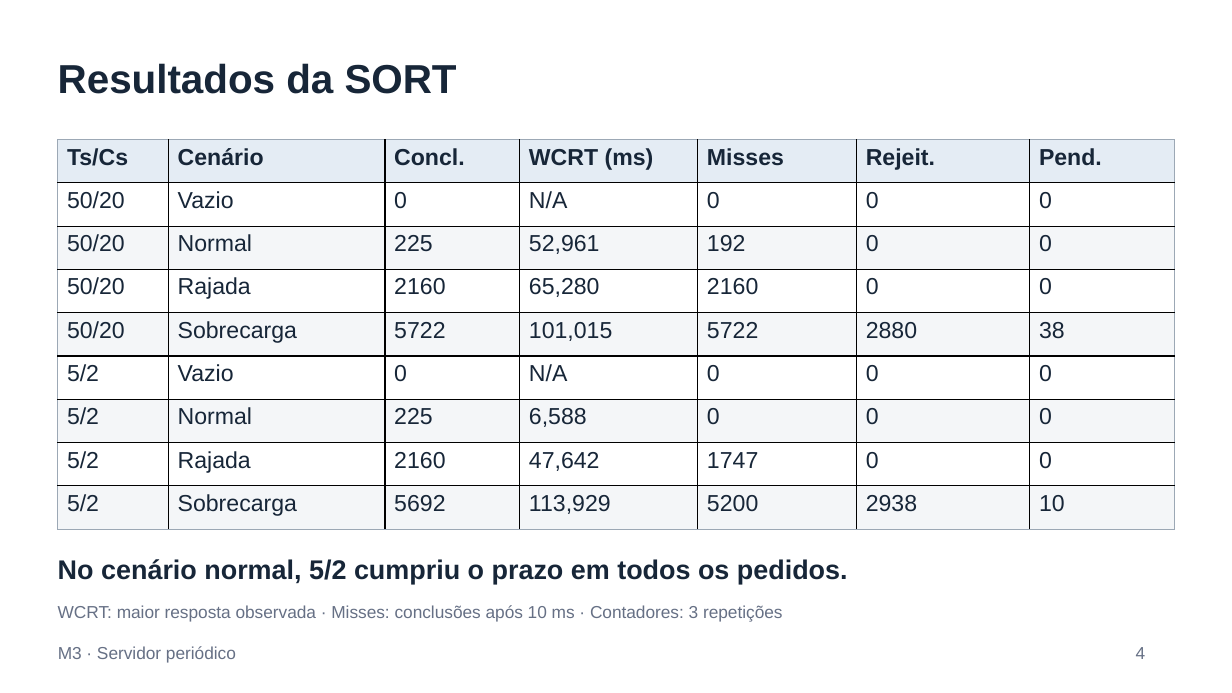
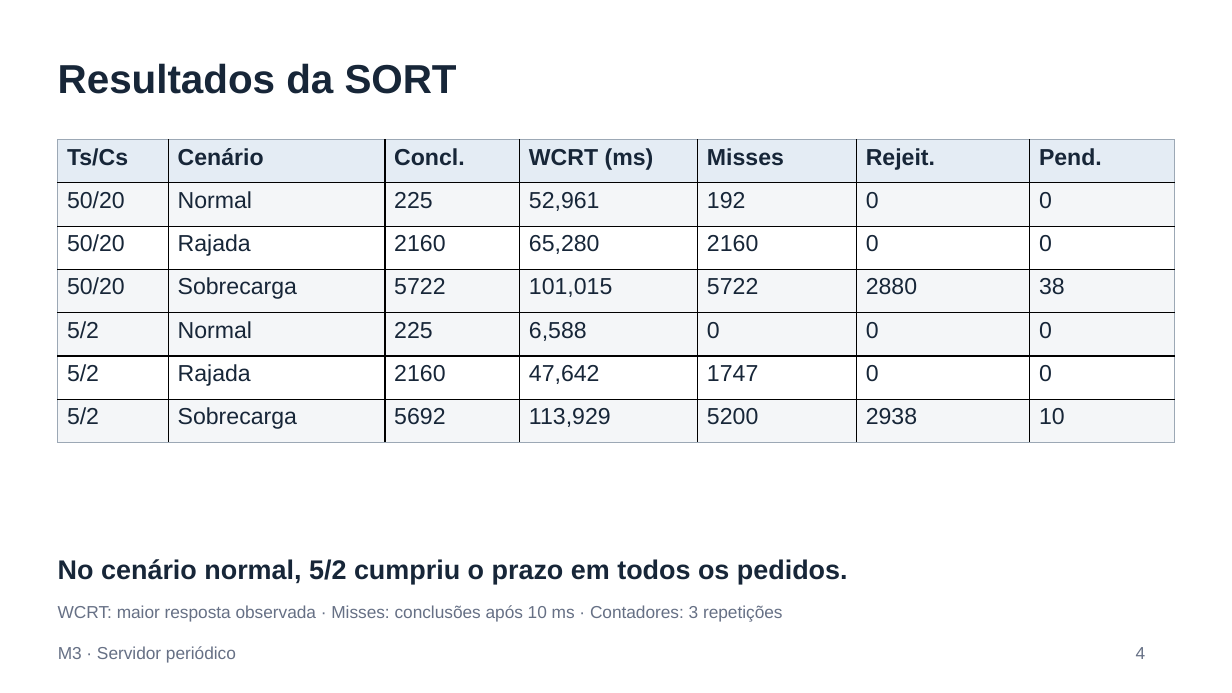
Before and after one commit to BazilioThiago/projeto-esteira-tg-esp32, a slide deck: slide 4 of docs/m3/Apresentacao M3.pptx. Drawn at 1232x693 pixels with LibreOffice and Linux fonts; fonts in the diff are those of the drawing. Boxes give left, top, right and bottom in pixels: in the first picture for what was removed or moved away, otherwise in the second. Text is boxed around its words. In the diff, an @@ line names an element or a change of style, - is before the commit and + after.

Commit message:
Remove cenário vazio das tabelas da apresentação M3

```diff
--- a/docs/m3/Apresentacao M3.pptx
+++ b/docs/m3/Apresentacao M3.pptx
@@ table at [57, 140, 1175, 443] @@
-row 2: 50/20 | Vazio | 0 | N/A | 0 | 0 | 0
-row 6: 5/2 | Vazio | 0 | N/A | 0 | 0 | 0
```
Also in this commit, not shown: 1 other slide changed.
